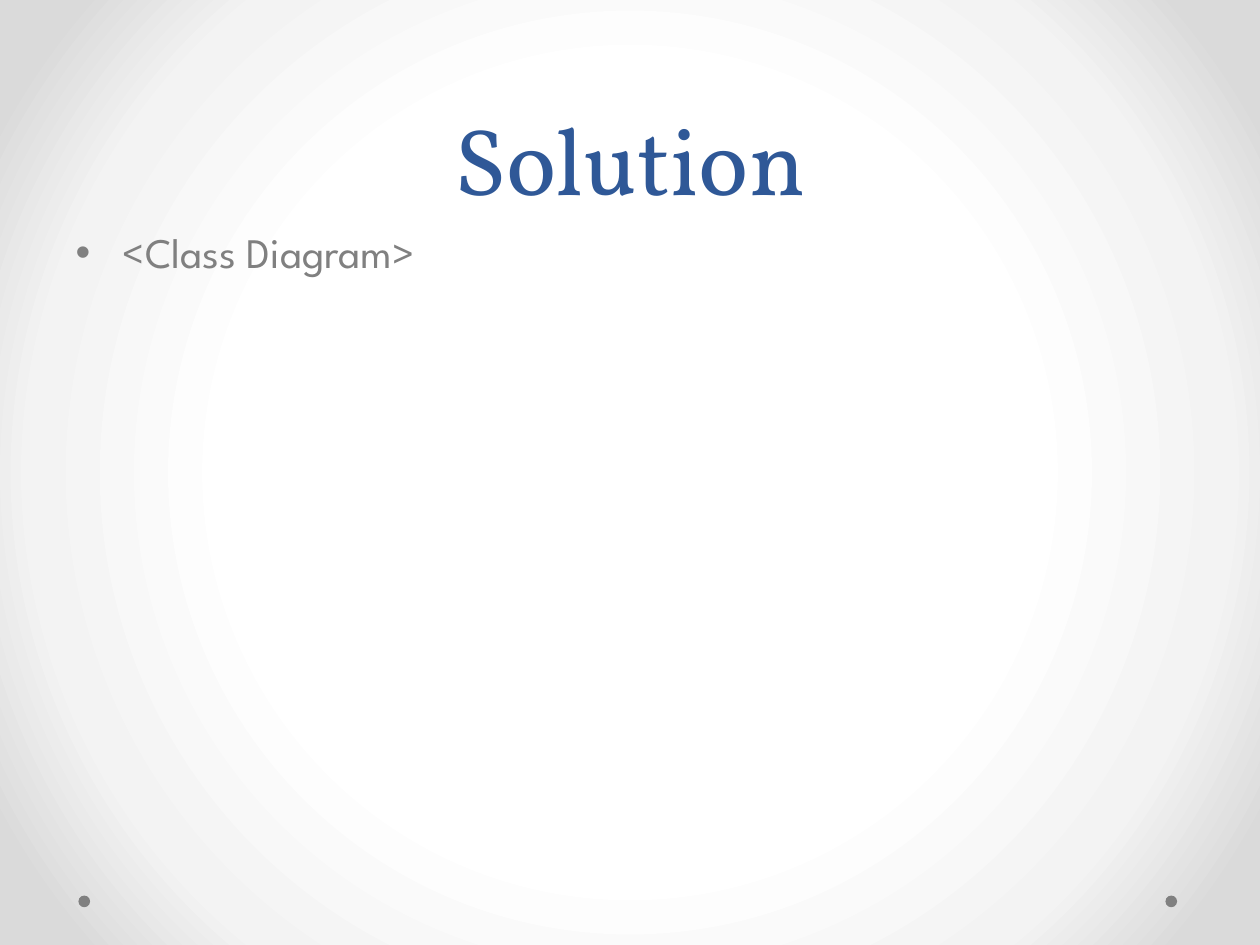
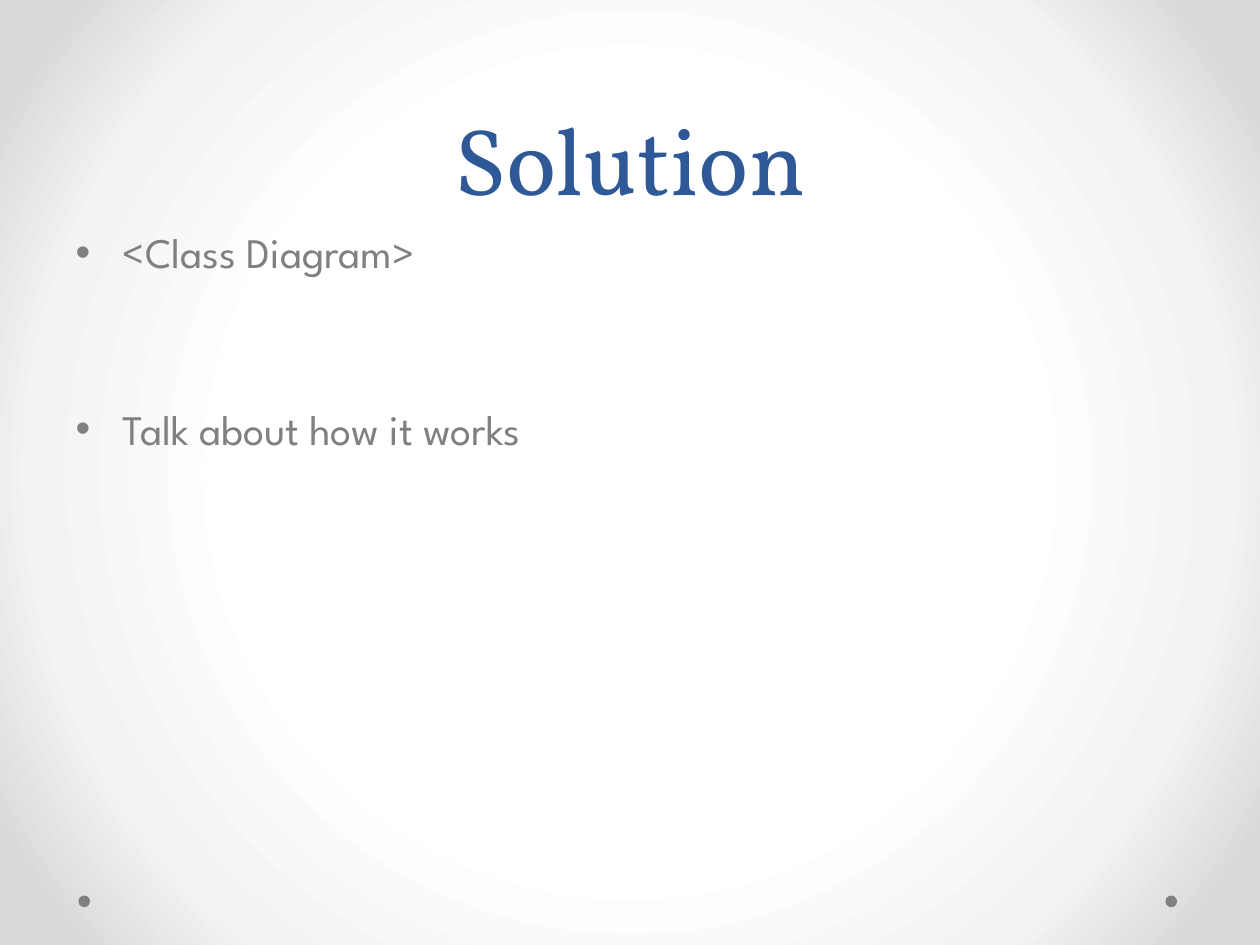
Before and after one commit to pohltm/Battle, a slide deck: slide 4 of Documents/Project Presentation/Battleship Project Presentation.pptx. Drawn at 1260x945 pixels with LibreOffice and Linux fonts; fonts in the diff are those of the drawing. Boxes give left, top, right and bottom in pixels: in the first picture for what was removed or moved away, otherwise in the second. Text is boxed around its words. In the diff, an @@ line names an element or a change of style, - is before the commit and + after.

```diff
--- a/Documents/Project Presentation/Battleship Project Presentation.pptx
+++ b/Documents/Project Presentation/Battleship Project Presentation.pptx
@@ text at (123,416,520,446): paragraph added @@
+• Talk about how it works
```
Also in this commit, not shown: 7 other slides changed.
